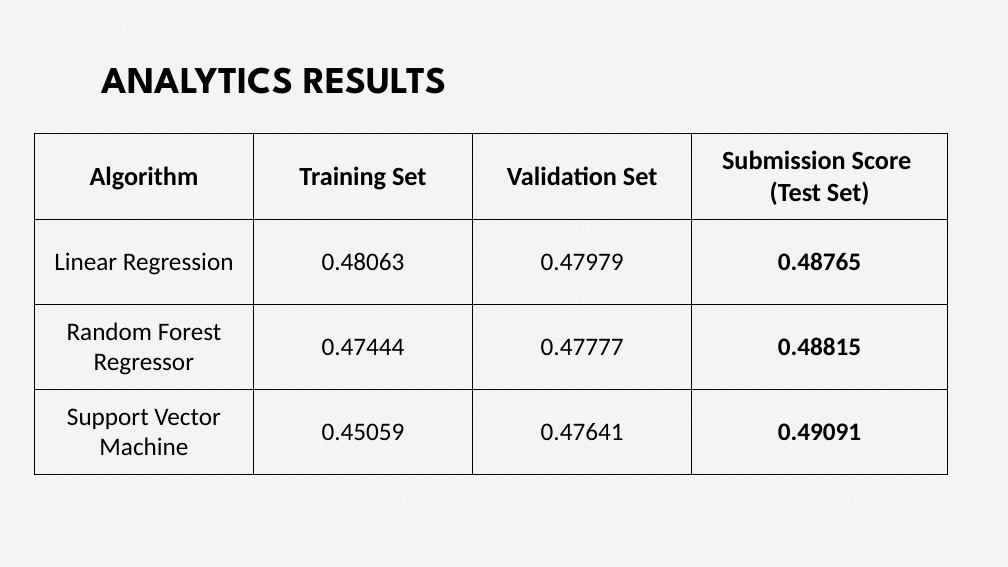
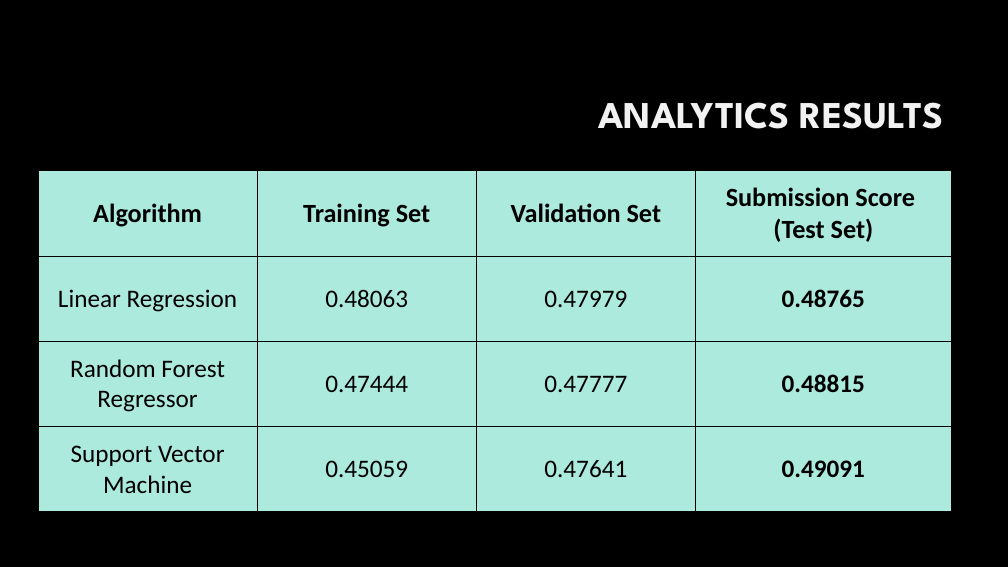
Before and after one commit to Iolaum/Phi1337, a slide deck: slide 9 of Presentation.pptx. Drawn at 1008x567 pixels with LibreOffice and Linux fonts; fonts in the diff are those of the drawing; background and template pictures are left out. Boxes give left, top, right and bottom in pixels: in the first picture for what was removed or moved away, otherwise in the second. Text is boxed around its words. In the diff, an @@ line names an element or a change of style, - is before the commit and + after.

```diff
--- a/Presentation.pptx
+++ b/Presentation.pptx
@@ background pattern #FFFFFF on #F2F2F2 to #000000 @@
@@ title "ANALYTICS RESULTS": place and size @@
-title "ANALYTICS RESULTS" at bbox=[102, 67, 447, 94]
+title "ANALYTICS RESULTS" at bbox=[598, 102, 944, 129]
@@ title "ANALYTICS RESULTS" at bbox=[598, 102, 944, 129]: text colour #000000 to #F2F2F2; alignment left to right; line spacing 1 to 0.9 @@
@@ table at bbox=[38, 170, 951, 511] @@
@@ fill none to #ACEADD in 16 cells @@
@@ table: place and size @@
-table at bbox=[34, 133, 948, 474]
+table at bbox=[38, 170, 951, 511]
```
Also in this commit, not shown: 9 other slides changed.
